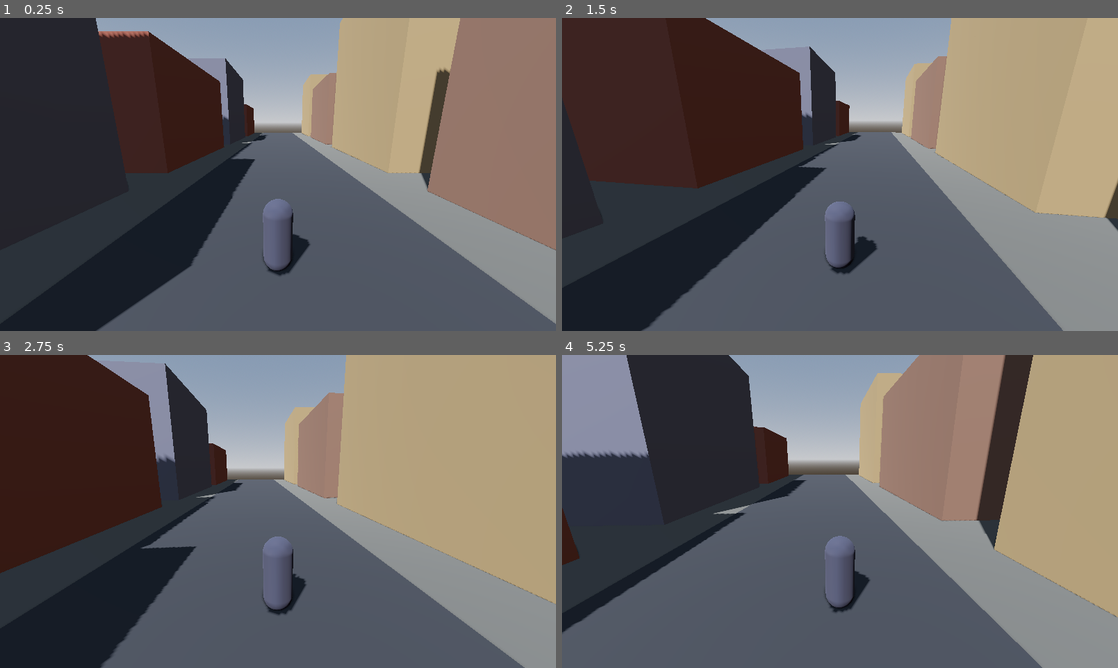
Above: before the commit, frames 1-4 (two rows, left to right).
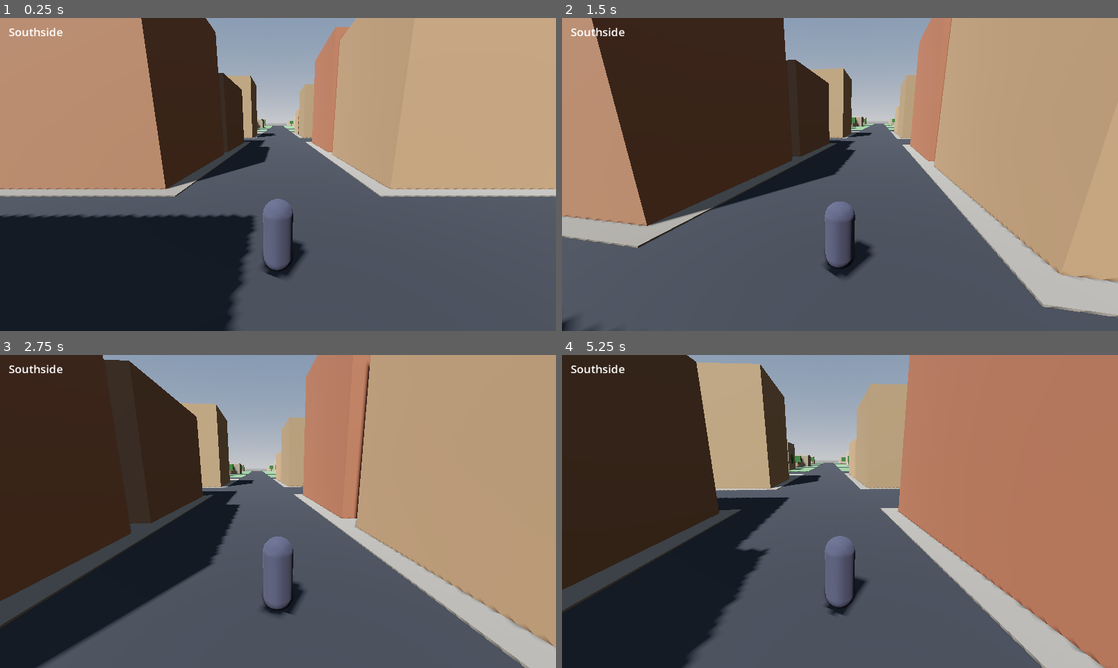
Above: after the commit, the same moments.

Repository: husnytarik/kara-kalem
Game: Godot game, scene res://scenes/main.tscn
Same seed, same stepped clock (60 frames per second), same inputs: the game is played once before the commit and once after it.
Inputs (mouse positions are in pixels of both pictures, inside the frame that each line leads up to):
- Up to frame 1 (0.25 s): no input
- Up to frame 2 (1.5 s): tap Enter at 0.5 s; move the mouse to (867, 174) at 0.52 s; hold Shift 0.53-1.28 s; hold W from 0.53 s (still down); move the mouse to (812, 174) at 1.27 s; tap Ctrl at 1.35 s
- Up to frame 3 (2.75 s): keep holding W; move the mouse to (289, 505) at 2.02 s; hold Shift from 2.03 s (still down)
- Up to frame 4 (5.25 s): keep holding W; move the mouse to (834, 517) at 2.77 s; release Shift at 2.78 s; tap Ctrl at 2.85, 4.35 s; move the mouse to (878, 514) at 3.52 s; hold Shift 3.53-4.28 s; move the mouse to (795, 508) at 4.27 s; move the mouse to (845, 511) at 5.02 s; hold Shift from 5.03 s (still down)

The runs differ from the first frame. In frame 1, 49% of the frame differs, in the area x 0-100%, y 0-100%; in frame 2, 33%; in frame 3, 21%; in frame 4, 58%.

Commit message:
Godot: kup sehir haritasi (6 bolge, yollar, deniz, bolge gostergesi)
Co-Authored-By: Claude Sonnet 5.5 <noreply@anthropic.com>

Diff:
--- a/godot/project.godot
+++ b/godot/project.godot
@@ -1,17 +1,24 @@
-; Kara Kalem - Godot projesi
+; Engine configuration file.
+; It's best edited using the editor UI and not directly,
+; since the parameters that go here are not all obvious.
+;
+; Format:
+;   [section] ; section goes between []
+;   param=value ; assign values to parameters
+
 config_version=5
+
+[animation]
+
+compatibility/default_parent_skeleton_in_mesh_instance_3d=true
 
 [application]
 
 config/name="Kara Kalem"
 run/main_scene="res://scenes/main.tscn"
-config/features=PackedStringArray("4.3", "Forward Plus")
+config/features=PackedStringArray("4.7", "Forward Plus")
 
 [display]
 
 window/size/viewport_width=1280
 window/size/viewport_height=720
-
-[rendering]
-
-renderer/rendering_method="forward_plus"
--- /dev/null
+++ b/godot/scripts/core/harita.gd
@@ -0,0 +1,177 @@
+extends Node3D
+# Küplerden şehir: 6 bölge, JS prototipteki komşuluğa uygun yerleşim.
+#   Hilltop | Downtown
+#   Southside | Eastside
+#   The Flats (geniş)
+#   Docks (geniş) + deniz
+# Yollar blokların arasındaki boşluklar; her bölge blok ızgarası.
+
+const BLOK := 28.0
+const YOL := 10.0
+const ADIM := BLOK + YOL
+const KOK := Vector3(-152.0, 0.0, -228.0)   # şehrin sol-üst köşesi
+
+var bolgeler := {}
+var _mat := {}
+var _rng := RandomNumberGenerator.new()
+
+func _init() -> void:
+	bolgeler = {
+		"hilltop":   {"ad": "Hilltop",   "gx": 0, "gz": 0,  "w": 4, "h": 4, "tip": "villa",  "zemin": Color(0.30, 0.40, 0.26)},
+		"downtown":  {"ad": "Downtown",  "gx": 4, "gz": 0,  "w": 4, "h": 4, "tip": "kule",   "zemin": Color(0.40, 0.40, 0.42)},
+		"southside": {"ad": "Southside", "gx": 0, "gz": 4,  "w": 4, "h": 4, "tip": "konut",  "zemin": Color(0.38, 0.35, 0.31), "kat": Vector2(6, 14)},
+		"eastside":  {"ad": "Eastside",  "gx": 4, "gz": 4,  "w": 4, "h": 4, "tip": "konut",  "zemin": Color(0.36, 0.34, 0.33), "kat": Vector2(10, 22)},
+		"flats":     {"ad": "The Flats", "gx": 0, "gz": 8,  "w": 8, "h": 3, "tip": "depo",   "zemin": Color(0.34, 0.33, 0.30)},
+		"docks":     {"ad": "Docks",     "gx": 0, "gz": 11, "w": 8, "h": 2, "tip": "liman",  "zemin": Color(0.32, 0.33, 0.34)},
+	}
+
+func kur() -> void:
+	var gen: float = 8 * ADIM
+	var son_z: float = KOK.z + 13 * ADIM
+	# Yol zemini (asfalt): tüm şehir.
+	_kutu(Vector3(KOK.x + gen / 2.0, -0.5, (KOK.z + son_z) / 2.0), Vector3(gen, 1.0, son_z - KOK.z), Color(0.13, 0.13, 0.14), true)
+	for id in bolgeler:
+		_bolge(id)
+	_deniz(son_z, gen)
+	_duvarlar(son_z, gen)
+
+func merkez(id: String) -> Vector3:
+	var b: Dictionary = bolgeler[id]
+	return KOK + Vector3((b["gx"] + b["w"] / 2) * ADIM, 0.0, (b["gz"] + b["h"] / 2) * ADIM)
+
+func bolge_at(p: Vector3) -> String:
+	for id in bolgeler:
+		var b: Dictionary = bolgeler[id]
+		var x0: float = KOK.x + b["gx"] * ADIM
+		var z0: float = KOK.z + b["gz"] * ADIM
+		if p.x >= x0 and p.x < x0 + b["w"] * ADIM and p.z >= z0 and p.z < z0 + b["h"] * ADIM:
+			return id
+	return ""
+
+func _bolge(id: String) -> void:
+	var b: Dictionary = bolgeler[id]
+	_rng.seed = hash(id)
+	for i in int(b["w"]):
+		for j in int(b["h"]):
+			var o: Vector3 = KOK + Vector3((b["gx"] + i) * ADIM + YOL / 2.0, 0.0, (b["gz"] + j) * ADIM + YOL / 2.0)
+			var c: Vector3 = o + Vector3(BLOK / 2.0, 0.0, BLOK / 2.0)
+			var zemin: Color = b["zemin"]
+			if b["tip"] == "villa":
+				zemin = Color(0.27, 0.38, 0.24)
+			_kutu(c + Vector3(0, 0.03, 0), Vector3(BLOK, 0.06, BLOK), zemin.lightened(_rng.randf() * 0.06), false)
+			match b["tip"]:
+				"villa": _villa(c)
+				"kule": _kule(c)
+				"konut": _konut(c, b["kat"])
+				"depo": _depo(c)
+				"liman": _liman(c)
+	var m: Vector3 = merkez(id)
+	var l := Label3D.new()
+	l.text = b["ad"]
+	l.font_size = 220
+	l.pixel_size = 0.05
+	l.billboard = BaseMaterial3D.BILLBOARD_ENABLED
+	l.outline_size = 40
+	l.position = m + Vector3(0, 80, 0)
+	add_child(l)
+
+func _villa(c: Vector3) -> void:
+	var w := _rng.randf_range(12, 17)
+	var d := _rng.randf_range(12, 16)
+	var h := _rng.randf_range(5, 9)
+	_bina(c + Vector3(_rng.randf_range(-2, 2), 0, _rng.randf_range(-2, 2)), w, d, h, Color(0.62, 0.55, 0.45).darkened(_rng.randf() * 0.25))
+	for k in 4:
+		var p := c + Vector3(_rng.randf_range(-12, 12), 0, _rng.randf_range(-12, 12))
+		_kutu(p + Vector3(0, 1.2, 0), Vector3(0.5, 2.4, 0.5), Color(0.3, 0.2, 0.12), true)
+		_kutu(p + Vector3(0, 3.6, 0), Vector3(3, 3, 3), Color(0.16, 0.32, 0.14), false)
+
+func _kule(c: Vector3) -> void:
+	if _rng.randf() < 0.3:
+		_bina(c, 22, 22, _rng.randf_range(25, 55), _gri(0.45))
+		return
+	for sx in [-1, 1]:
+		for sz in [-1, 1]:
+			_bina(c + Vector3(sx * 7.0, 0, sz * 7.0), 12, 12, _rng.randf_range(12, 38), _gri(0.5))
+
+func _konut(c: Vector3, kat: Vector2) -> void:
+	for sx in [-1, 1]:
+		for sz in [-1, 1]:
+			if _rng.randf() < 0.1:
+				continue
+			var renk := Color(0.5, 0.28, 0.2).lerp(Color(0.55, 0.47, 0.34), _rng.randf())
+			_bina(c + Vector3(sx * 7.0, 0, sz * 7.0), 12, 12, _rng.randf_range(kat.x, kat.y), renk.darkened(_rng.randf() * 0.2))
+
+func _depo(c: Vector3) -> void:
+	for sz in [-1, 1]:
+		_bina(c + Vector3(0, 0, sz * 7.0), 26, 11, _rng.randf_range(6, 9), Color(0.38, 0.36, 0.32).darkened(_rng.randf() * 0.2))
+
+func _liman(c: Vector3) -> void:
+	_bina(c + Vector3(0, 0, -7.0), 26, 11, _rng.randf_range(7, 10), Color(0.30, 0.34, 0.38).darkened(_rng.randf() * 0.2))
+	var renkler := [Color(0.6, 0.25, 0.2), Color(0.2, 0.35, 0.5), Color(0.3, 0.45, 0.28)]
+	for k in 3:
+		_kutu(c + Vector3(-8 + k * 8.0, 1.3, 8.0), Vector3(6, 2.6, 2.4), renkler[_rng.randi() % 3], true)
+
+func _gri(a: float) -> Color:
+	return Color(a, a, a + 0.04).darkened(_rng.randf() * 0.2)
+
+func _bina(c: Vector3, w: float, d: float, h: float, renk: Color) -> void:
+	_kutu(c + Vector3(0, h / 2.0, 0), Vector3(w, h, d), renk, true)
+
+func _deniz(son_z: float, gen: float) -> void:
+	_kutu(Vector3(KOK.x + gen / 2.0, -1.5, son_z + 35), Vector3(gen + 60, 1.0, 70), Color(0.1, 0.2, 0.3), true)
+	_kutu(Vector3(KOK.x + gen / 2.0, -0.4, son_z + 35), Vector3(gen + 60, 0.1, 70), Color(0.12, 0.30, 0.42), false)
+	for k in 6:   # iskeleler (yürünür)
+		_kutu(Vector3(KOK.x + 30 + k * 48.0, -0.5, son_z + 20), Vector3(6, 1.0, 40), Color(0.35, 0.25, 0.16), true)
+
+func _duvarlar(son_z: float, gen: float) -> void:
+	var x0 := KOK.x - 30
+	var x1 := KOK.x + gen + 30
+	var z0 := KOK.z - 30
+	var z1 := son_z + 70
+	var orta_x := (x0 + x1) / 2.0
+	var orta_z := (z0 + z1) / 2.0
+	_duvar(Vector3(x0, 25, orta_z), Vector3(2, 50, z1 - z0))
+	_duvar(Vector3(x1, 25, orta_z), Vector3(2, 50, z1 - z0))
+	_duvar(Vector3(orta_x, 25, z0), Vector3(x1 - x0, 50, 2))
+	_duvar(Vector3(orta_x, 25, z1), Vector3(x1 - x0, 50, 2))
+
+func _duvar(p: Vector3, boyut: Vector3) -> void:
+	var b := StaticBody3D.new()
+	var c := CollisionShape3D.new()
+	var s := BoxShape3D.new()
+	s.size = boyut
+	c.shape = s
+	b.add_child(c)
+	b.position = p
+	add_child(b)
+
+func _malzeme(renk: Color) -> StandardMaterial3D:
+	var k := renk.to_html()
+	if not _mat.has(k):
+		var m := StandardMaterial3D.new()
+		m.albedo_color = renk
+		m.roughness = 0.9
+		_mat[k] = m
+	return _mat[k]
+
+func _kutu(p: Vector3, boyut: Vector3, renk: Color, carpisma: bool) -> Node3D:
+	var m := MeshInstance3D.new()
+	var bm := BoxMesh.new()
+	bm.size = boyut
+	bm.material = _malzeme(renk)
+	m.mesh = bm
+	m.position = p
+	if carpisma:
+		var b := StaticBody3D.new()
+		var c := CollisionShape3D.new()
+		var s := BoxShape3D.new()
+		s.size = boyut
+		c.shape = s
+		b.add_child(c)
+		b.position = p
+		m.position = Vector3.ZERO
+		b.add_child(m)
+		add_child(b)
+		return b
+	add_child(m)
+	return m
--- a/godot/scripts/core/sokak.gd
+++ b/godot/scripts/core/sokak.gd
@@ -1,19 +1,41 @@
 extends Node3D
-# Faz 1 test sahnesi: zemin, ışık, kutu binalar, oyuncu ve kamera. Hepsi kodla kurulur.
+# Ana sahne: şehir haritası, ışık, oyuncu, kamera ve bölge adı göstergesi.
+
+var harita: Node3D
+var oyuncu: CharacterBody3D
+var _etiket: Label
 
 func _ready() -> void:
 	_cevre()
-	_zemin()
-	_binalar()
-	var oyuncu := CharacterBody3D.new()
+	harita = load("res://scripts/core/harita.gd").new()
+	add_child(harita)
+	harita.kur()
+	oyuncu = CharacterBody3D.new()
 	oyuncu.set_script(load("res://scripts/characters/oyuncu.gd"))
-	oyuncu.position = Vector3(0, 1.0, 8)
+	oyuncu.position = harita.merkez("southside") + Vector3(0, 1.0, 0)   # senin semtin
 	add_child(oyuncu)
 	var kamera := Node3D.new()
 	kamera.set_script(load("res://scripts/characters/kamera.gd"))
 	add_child(kamera)
 	kamera.hedef = oyuncu
 	oyuncu.kamera = kamera
+	var hud := CanvasLayer.new()
+	_etiket = Label.new()
+	_etiket.position = Vector2(20, 14)
+	_etiket.add_theme_font_size_override("font_size", 26)
+	hud.add_child(_etiket)
+	add_child(hud)
+	if "--ust" in OS.get_cmdline_user_args():   # doğrulama için kuş bakışı kamera
+		kamera.queue_free()
+		var k := Camera3D.new()
+		add_child(k)
+		k.position = Vector3(0, 520, 330)
+		k.look_at(Vector3(0, 0, 20))
+		k.current = true
+
+func _process(_d: float) -> void:
+	var id: String = harita.bolge_at(oyuncu.global_position)
+	_etiket.text = harita.bolgeler[id]["ad"] if id != "" else "Yollar"
 
 func _cevre() -> void:
 	var sky := ProceduralSkyMaterial.new()
@@ -31,37 +53,5 @@
 	var sun := DirectionalLight3D.new()
 	sun.rotation_degrees = Vector3(-50, -30, 0)
 	sun.shadow_enabled = true
+	sun.directional_shadow_max_distance = 300.0
 	add_child(sun)
-
-func _kutu(pos: Vector3, boyut: Vector3, renk: Color) -> StaticBody3D:
-	var b := StaticBody3D.new()
-	var m := MeshInstance3D.new()
-	var bm := BoxMesh.new()
-	bm.size = boyut
-	var mat := StandardMaterial3D.new()
-	mat.albedo_color = renk
-	mat.roughness = 0.9
-	bm.material = mat
-	m.mesh = bm
-	b.add_child(m)
-	var c := CollisionShape3D.new()
-	var bs := BoxShape3D.new()
-	bs.size = boyut
-	c.shape = bs
-	b.add_child(c)
-	b.position = pos
-	add_child(b)
-	return b
-
-func _zemin() -> void:
-	_kutu(Vector3(0, -0.5, 0), Vector3(120, 1, 120), Color(0.28, 0.27, 0.25))   # kaldırım/zemin
-	_kutu(Vector3(0, -0.45, 0), Vector3(10, 1, 120), Color(0.14, 0.14, 0.15))   # yol
-
-func _binalar() -> void:
-	var renkler := [Color(0.45, 0.25, 0.2), Color(0.5, 0.42, 0.3), Color(0.33, 0.33, 0.38), Color(0.4, 0.3, 0.25)]
-	var i := 0
-	for z in range(-50, 51, 20):
-		for yon in [-1, 1]:
-			var yuk := 8.0 + float((i * 7) % 9)
-			_kutu(Vector3(yon * 14.0, yuk / 2.0, z), Vector3(12, yuk, 16), renkler[i % renkler.size()])
-			i += 1
Not shown, added: godot/scripts/characters/kamera.gd.uid
Not shown, added: godot/scripts/characters/oyuncu.gd.uid
Not shown, added: godot/scripts/core/sokak.gd.uid
Not shown, changed: godot/PLAN.md
